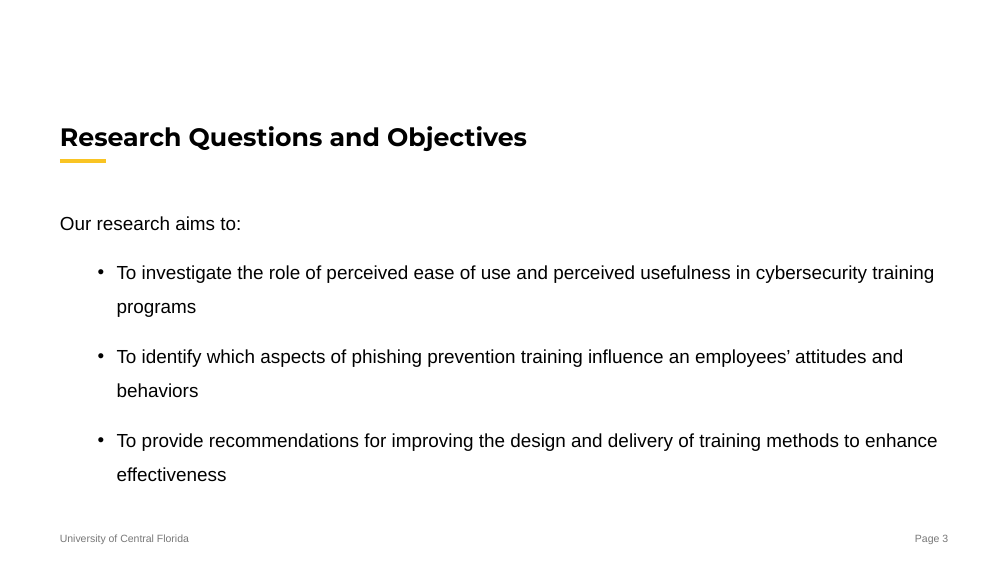
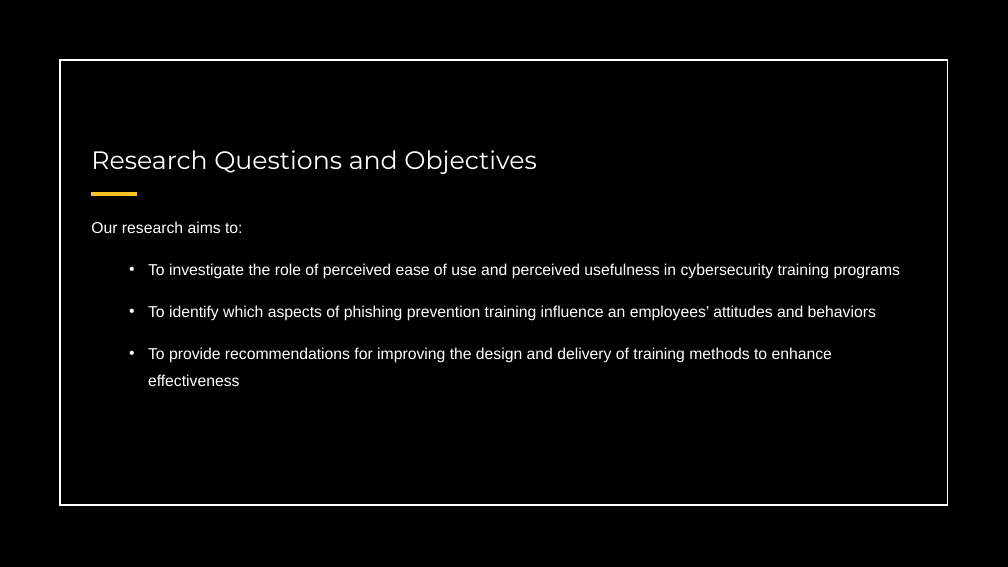
Before and after one commit to snowbowls/W.B.T.T.R.Y.A.Y.C.E.W, a slide deck: slide 3 of PPT/Alpha Review.pptx. Drawn at 1008x567 pixels with LibreOffice and Linux fonts; fonts in the diff are those of the drawing. Boxes give left, top, right and bottom in pixels: in the first picture for what was removed or moved away, otherwise in the second. Text is boxed around its words. In the diff, an @@ line names an element or a change of style, - is before the commit and + after.

```diff
--- a/PPT/Alpha Review.pptx
+++ b/PPT/Alpha Review.pptx
@@ rectangle added at [0, 0, 1008, 567], fill #000000 @@
@@ rectangle added at [60, 60, 948, 506], outline #FFFFFF 1.5 pt @@
@@ title "Research Questions and Objectives": place and size @@
-title "Research Questions and Objectives" at [60, 126, 527, 151]
+title "Research Questions and Objectives" at [91, 150, 537, 174]
@@ title "Research Questions and Objectives" at [91, 150, 537, 174]: text colour #000000 to #FFFFFF, bold off @@
@@ line moved from (60, 161) - (106, 161) to (91, 194) - (138, 194) @@
@@ text "Our research aims to:": place and size @@
-text "Our research aims to:" at [60, 216, 937, 482]
+text "Our research aims to:" at [91, 221, 900, 386]
@@ text "Our research aims to:" at [91, 221, 900, 386]: size 18 to 15 pt, text colour #000000 to #FFFFFF; line spacing 1.5 to 1.4 @@
@@ text removed at [60, 534, 189, 544] @@
-University of Central Florida
@@ page number removed at [915, 535, 948, 544] @@
-Page 3
```
Also in this commit, not shown: 5 other slides changed.
